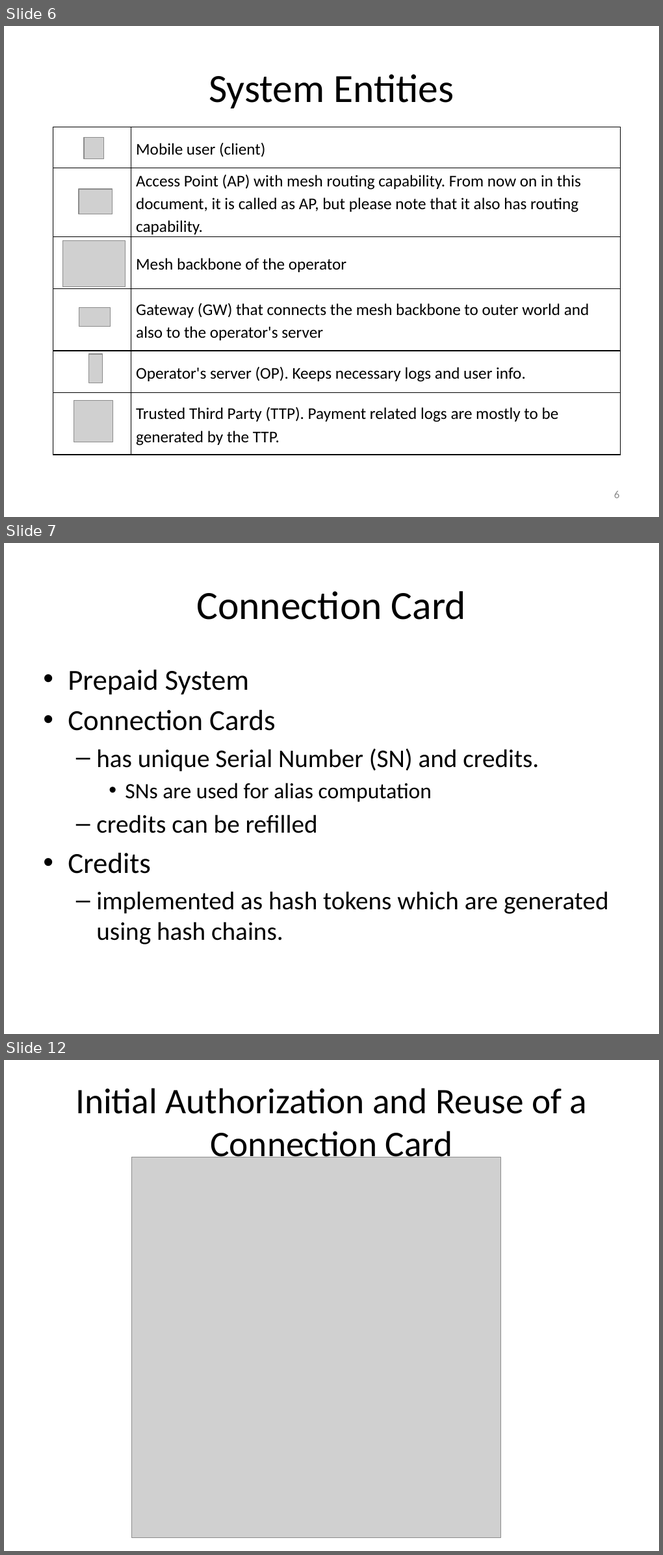
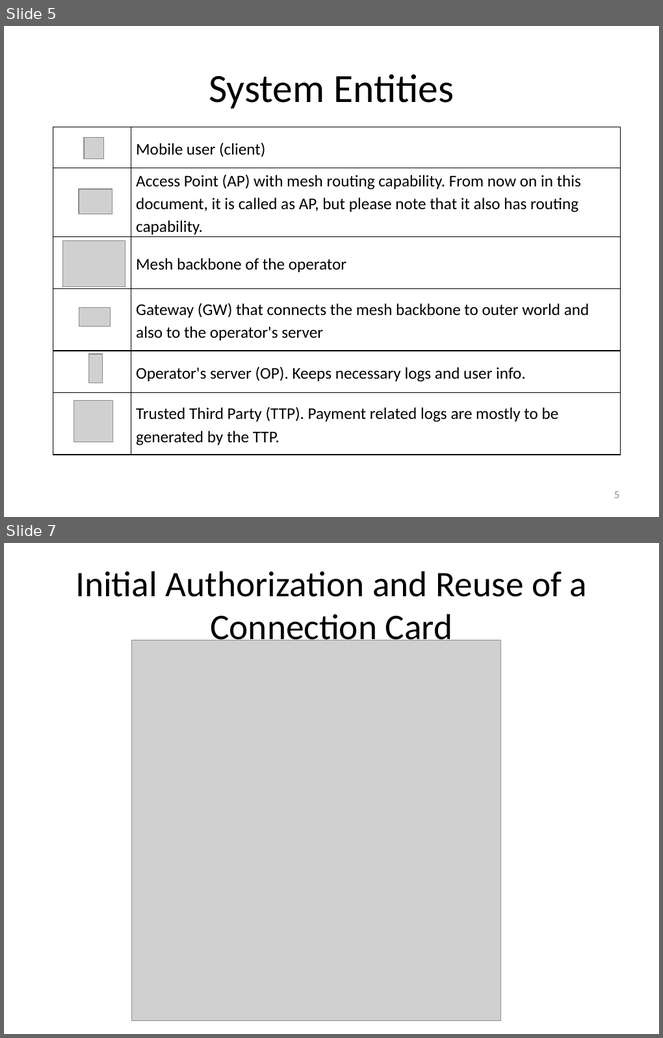
Before and after one commit to canleloglu/worddoc, a slide deck: sunum16Jan.pptx. Shown one above the other, each under a label of ours: slides 6, 7 and 12 before the commit, slides 5 and 7 after it; the slides between them are not shown. The pictures are 663x1555 and 663x1038 pixels, drawn with LibreOffice and Linux fonts; fonts in the diff are those of the drawing; grey boxes stand for pictures. Boxes give left, top, right and bottom in pixels: in the first picture for what was removed or moved away, otherwise in the second. Text is boxed around its words. In the diff, an @@ line names an element or a change of style, - is before the commit and + after.

```diff
--- a/sunum16Jan.pptx
+++ b/sunum16Jan.pptx
@@ slide 7 removed at <box>4,543,659,1034</box>, background #FFFFFF @@
@@ title removed at <box>196,591,466,620</box> @@
-Connection Card
@@ text removed at <box>68,670,609,945</box> @@
-• Prepaid System
-• Connection Cards
-  – has unique Serial Number (SN) and credits.
-    • SNs are used for alias computation
-  – credits can be refilled
-• Credits
-  – implemented as hash tokens which are generated using hash chains.
@@ what was slide 6 is now slide 5 @@
@@ page number at <box>614,491,620,499</box>: text changed @@
-6
+5
@@ what was slide 12 is now slide 7 @@
```
Also in this commit, not shown: 20 slides changed, 1 slide added, 17 other slides removed, 7 other files.
